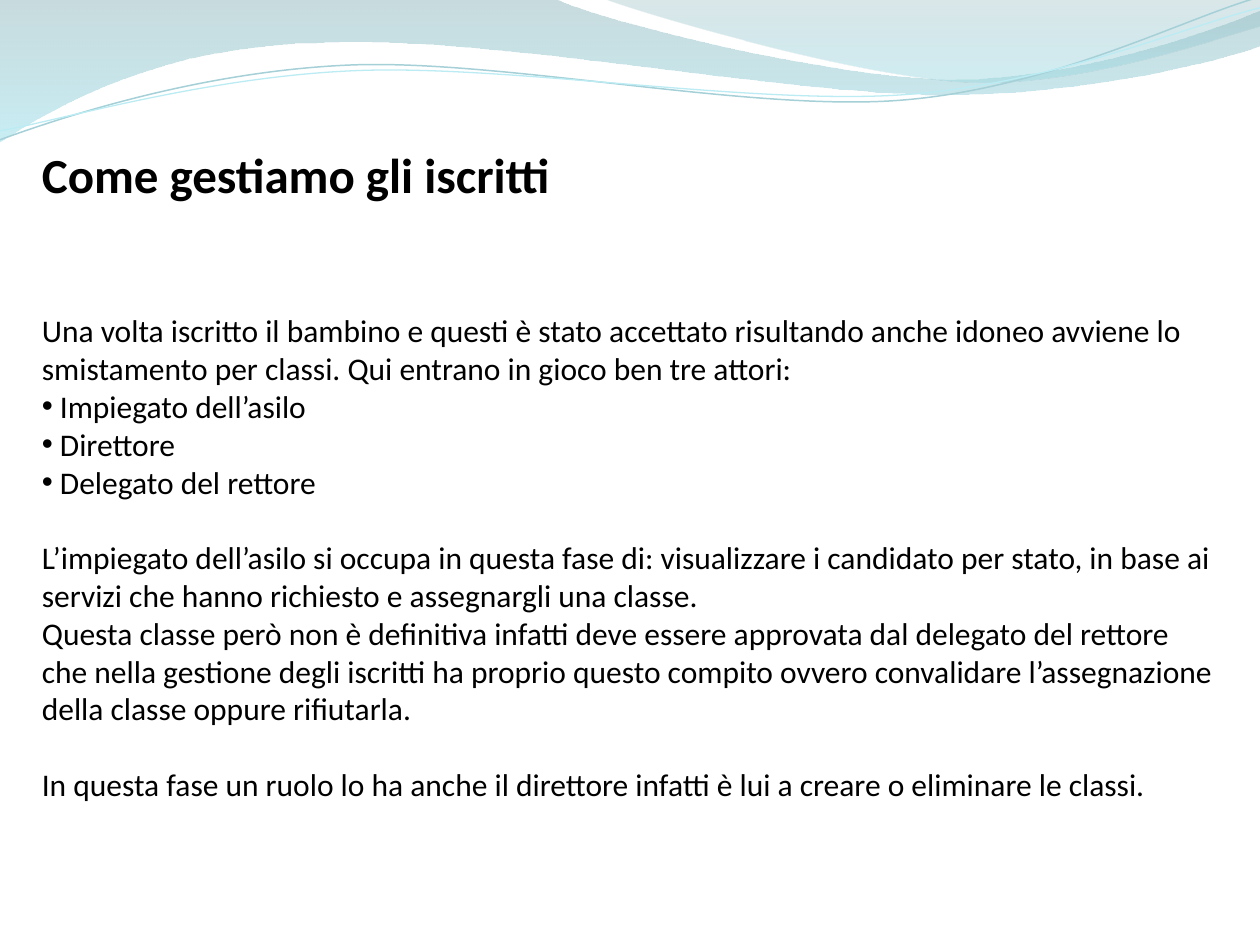
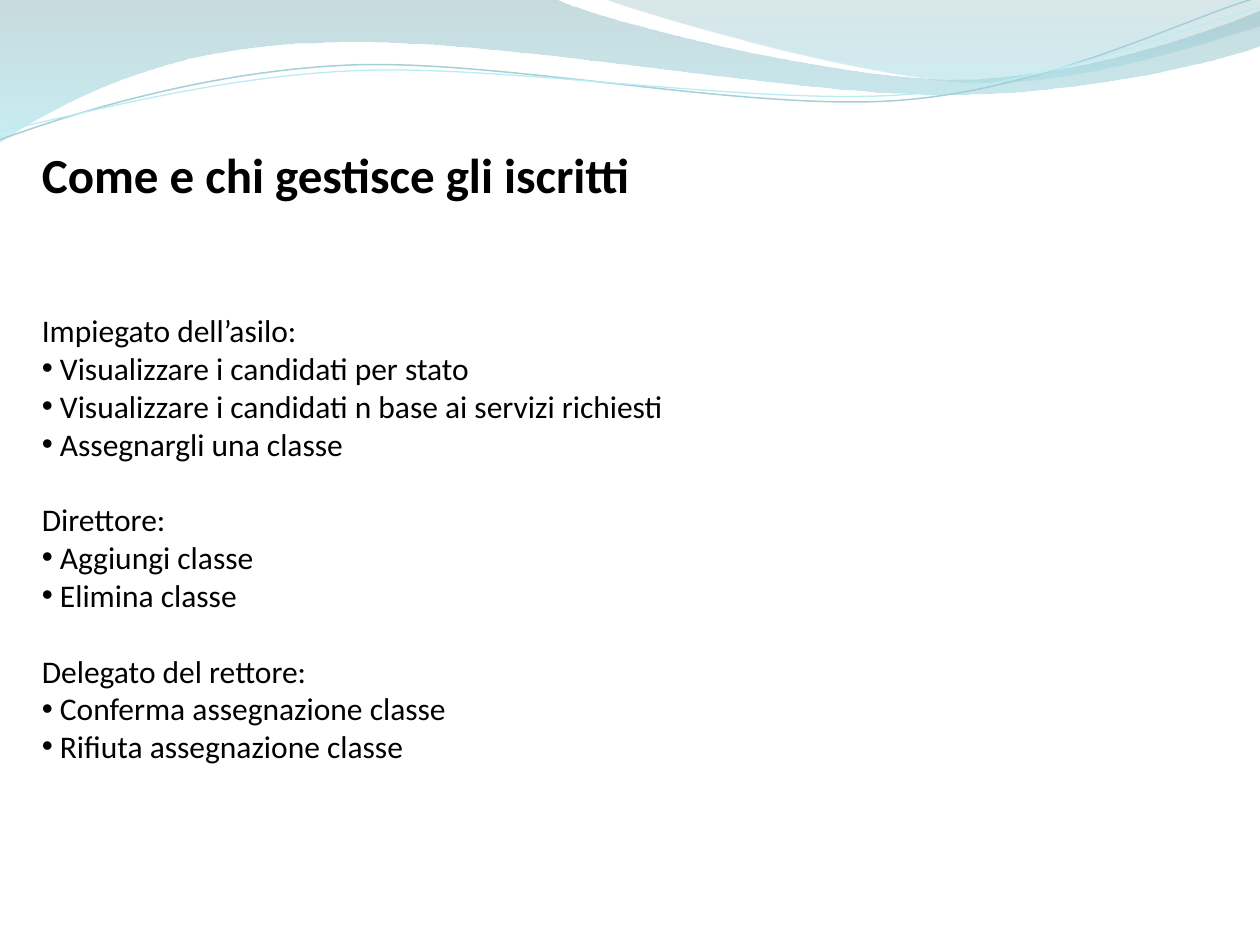
Before and after one commit to ammirate/at-silo, a slide deck: slide 14 of Presentazione/Atsilo1/Barba/Atsilo_A_PresentazioneAntonio Barba.pptx. Drawn at 1260x945 pixels with LibreOffice and Linux fonts; fonts in the diff are those of the drawing. Boxes give left, top, right and bottom in pixels: in the first picture for what was removed or moved away, otherwise in the second. Text is boxed around its words. In the diff, an @@ line names an element or a change of style, - is before the commit and + after.

```diff
--- a/Presentazione/Atsilo1/Barba/Atsilo_A_PresentazioneAntonio Barba.pptx
+++ b/Presentazione/Atsilo1/Barba/Atsilo_A_PresentazioneAntonio Barba.pptx
@@ text at [42, 158, 629, 202]: text changed @@
-Come gestiamo gli iscritti
+Come e chi gestisce gli iscritti
@@ text at [42, 320, 662, 764]: text changed @@
-Una volta iscritto il bambino e questi è stato accettato risultando anche idoneo avviene lo smistamento per classi. Qui entrano in gioco ben tre attori:
-• Impiegato dell’asilo
-• Direttore
-• Delegato del rettore
-L’impiegato dell’asilo si occupa in questa fase di: visualizzare i candidato per stato, in base ai servizi che hanno richiesto e assegnargli una classe.
-Questa classe però non è definitiva infatti deve essere approvata dal delegato del rettore che nella gestione degli iscritti ha proprio questo compito ovvero convalidare l’assegnazione della classe oppure rifiutarla.
-In questa fase un ruolo lo ha anche il direttore infatti è lui a creare o eliminare le classi.
+Impiegato dell’asilo:
+• Visualizzare i candidati per stato
+• Visualizzare i candidati n base ai servizi richiesti
+• Assegnargli una classe
+Direttore:
+• Aggiungi classe
+• Elimina classe
+Delegato del rettore:
+• Conferma assegnazione classe
+• Rifiuta assegnazione classe
```
Also in this commit, not shown: 4 other slides changed.
